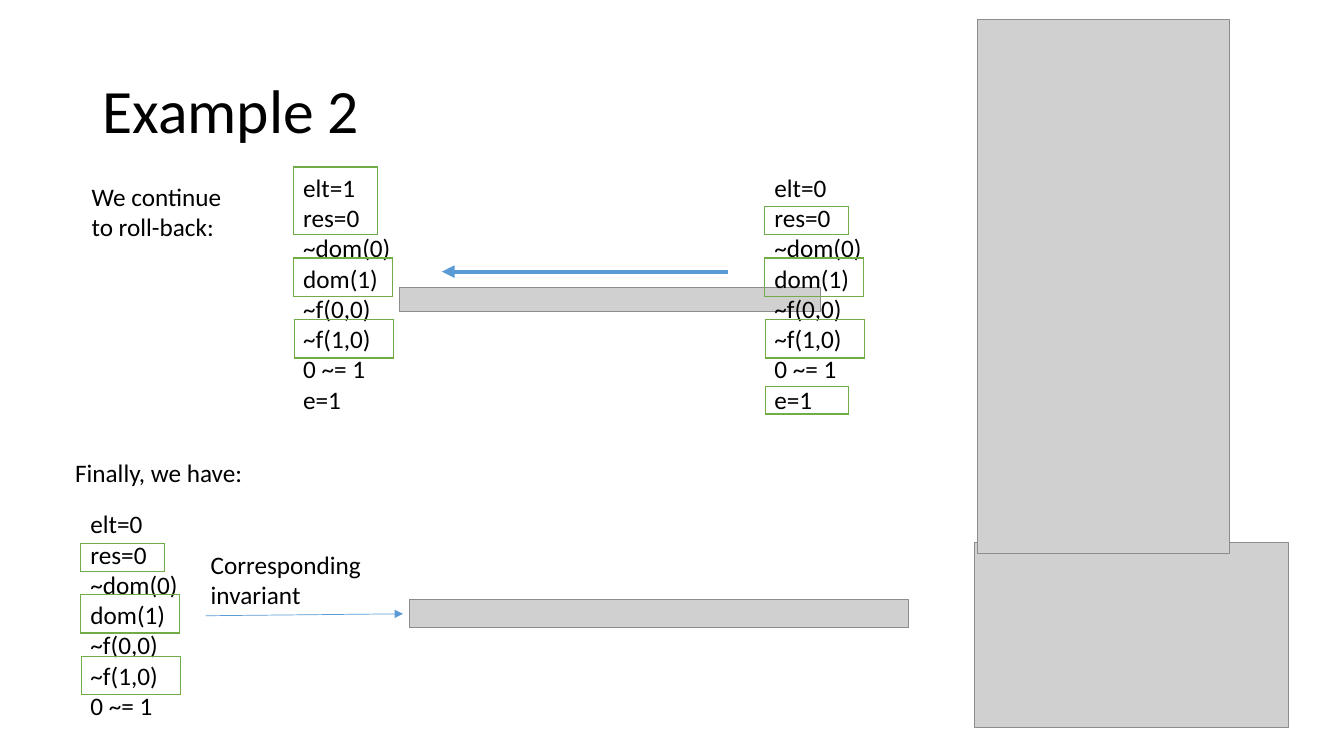
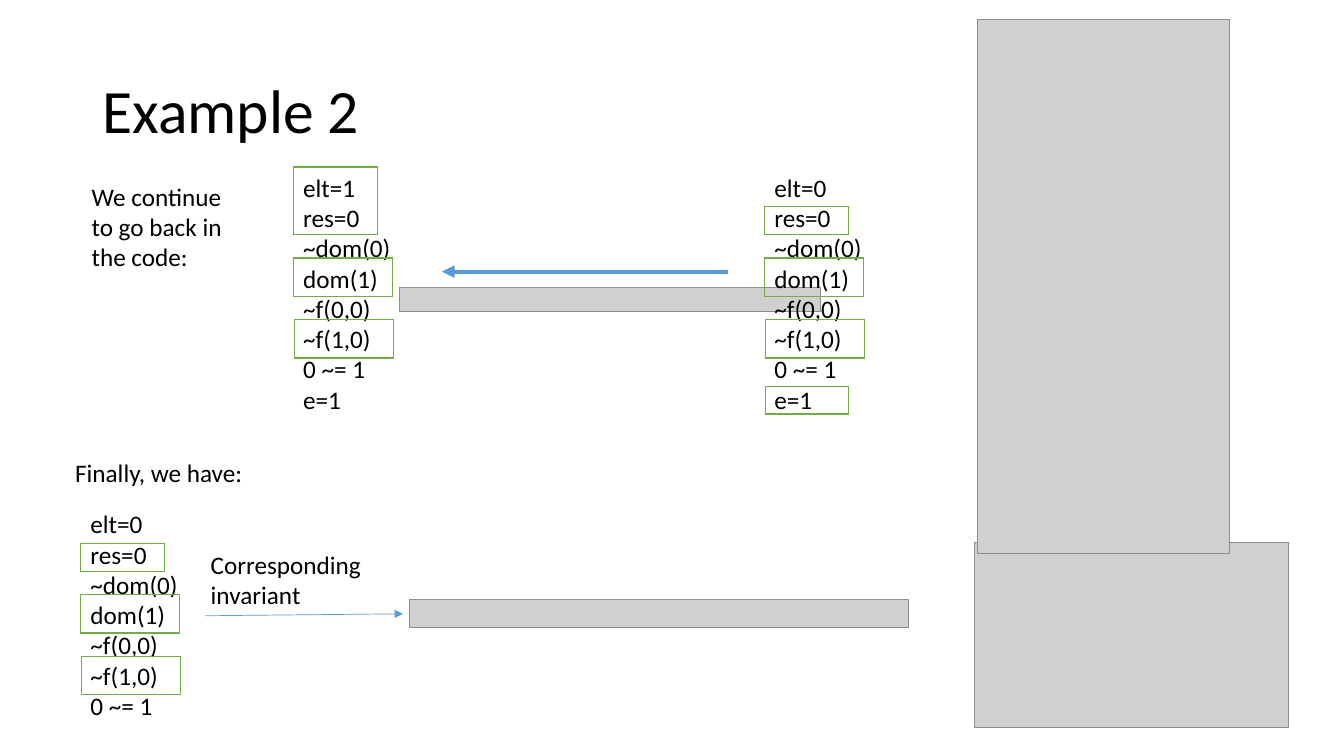
Before and after one commit to tjhance/ivy-research, a slide deck: slide 25 of invariant_synthesis/Invariant Synthesis.pptx. Drawn at 1344x756 pixels with LibreOffice and Linux fonts; fonts in the diff are those of the drawing; grey boxes stand for pictures. Boxes give left, top, right and bottom in pixels: in the first picture for what was removed or moved away, otherwise in the second. Text is boxed around its words. In the diff, an @@ line names an element or a change of style, - is before the commit and + after.

```diff
--- a/invariant_synthesis/Invariant Synthesis.pptx
+++ b/invariant_synthesis/Invariant Synthesis.pptx
@@ text at bbox=[92, 188, 222, 266]: text changed @@
-We continue to roll-back:
+We continue to go back in the code:
```
Also in this commit, not shown: 5 other slides changed, 2 slides added.
